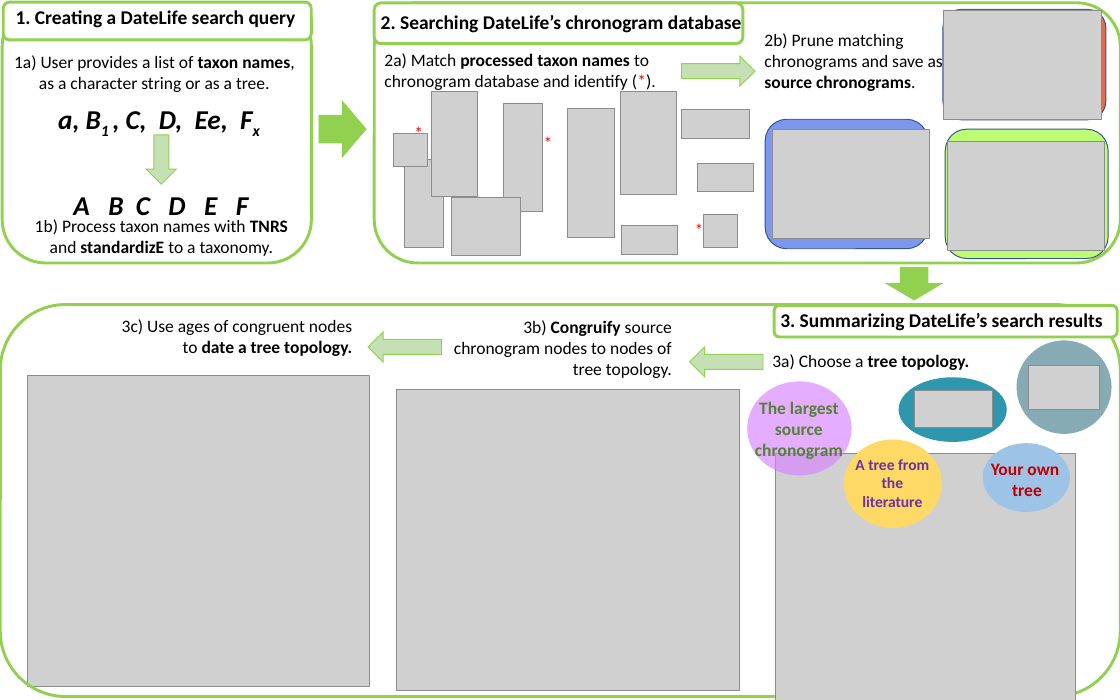
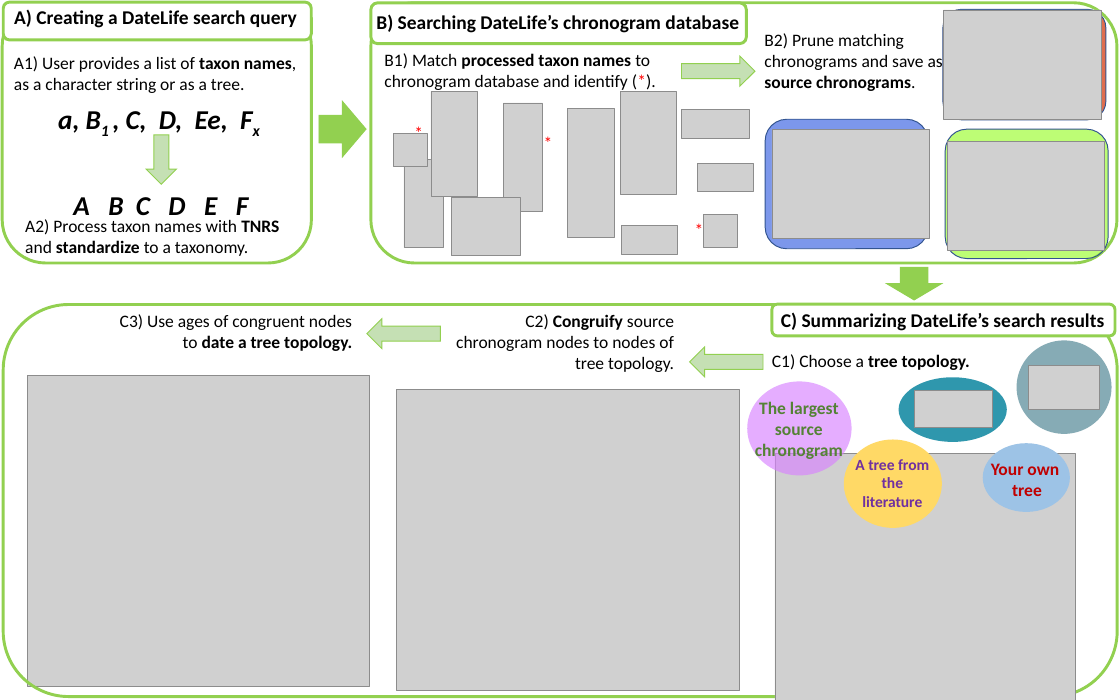
Before and after one commit to LunaSare/datelifeMS1, a slide deck: slide 1 of figures/figure1/figure1-new.pptx. Drawn at 1120x700 pixels with LibreOffice and Linux fonts; fonts in the diff are those of the drawing; grey boxes stand for pictures. Boxes give left, top, right and bottom in pixels: in the first picture for what was removed or moved away, otherwise in the second. Text is boxed around its words. In the diff, an @@ line names an element or a change of style, - is before the commit and + after.

```diff
--- a/figures/figure1/figure1-new.pptx
+++ b/figures/figure1/figure1-new.pptx
@@ text at (14,10,297,28): text changed @@
-1. Creating a DateLife search query
+A) Creating a DateLife search query
@@ text at (376,14,739,33): text changed @@
-2. Searching DateLife’s chronogram database
+B) Searching DateLife’s chronogram database
@@ text at (14,56,296,93): text changed @@
-1a) User provides a list of taxon names, as a character string or as a tree.
+A1) User provides a list of taxon names, as a character string or as a tree.
@@ text at (384,53,650,90): text changed @@
-2a) Match processed taxon names to chronogram database and identify (*).
+B1) Match processed taxon names to chronogram database and identify (*).
@@ text at (764,33,943,91): text changed @@
-2b) Prune matching chronograms and save as source chronograms.
+B2) Prune matching chronograms and save as source chronograms.
@@ text at (25,219,279,258): text changed @@
-1b) Process taxon names with TNRS and standardizE to a taxonomy.
+A2) Process taxon names with TNRS and standardize to a taxonomy.
@@ rounded rectangle: place and size @@
-rounded rectangle at (0,304,1120,696)
+rounded rectangle at (4,304,1117,696)
@@ text at (120,314,352,351): text changed @@
-3c) Use ages of congruent nodes to date a tree topology.
+C3) Use ages of congruent nodes to date a tree topology.
@@ right arrow: place and size @@
-right arrow at (368,332,442,362)
+right arrow at (367,318,440,349)
@@ text at (456,314,674,372): text changed @@
-3b) Congruify source chronogram nodes to nodes of tree topology.
+C2) Congruify source chronogram nodes to nodes of tree topology.
@@ text at (781,312,1104,331): text changed @@
-3. Summarizing DateLife’s search results
+C) Summarizing DateLife’s search results
@@ text at (772,354,970,370): text changed @@
-3a) Choose a tree topology.
+C1) Choose a tree topology.
```
Also in this commit, not shown: 1 other file.
